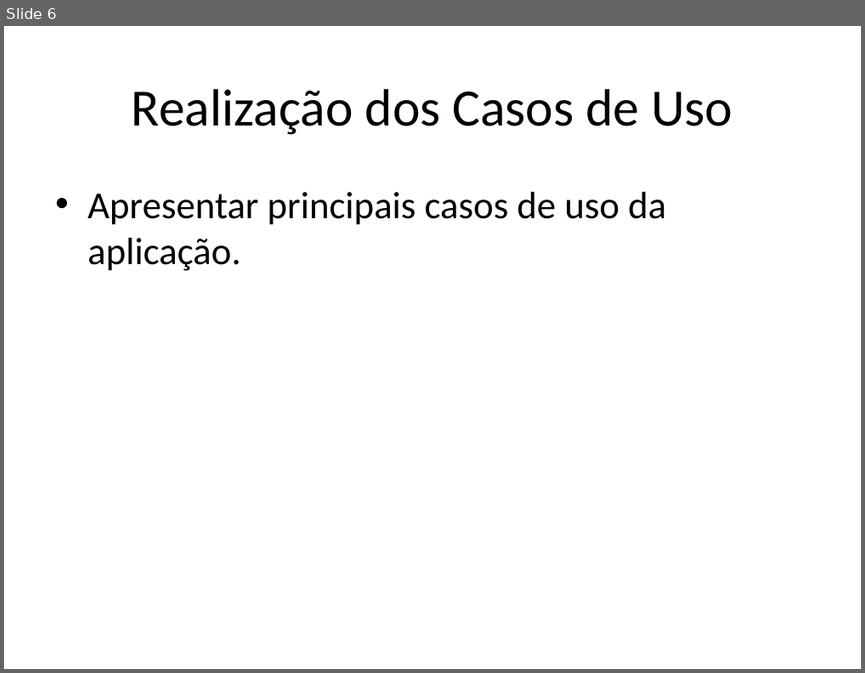
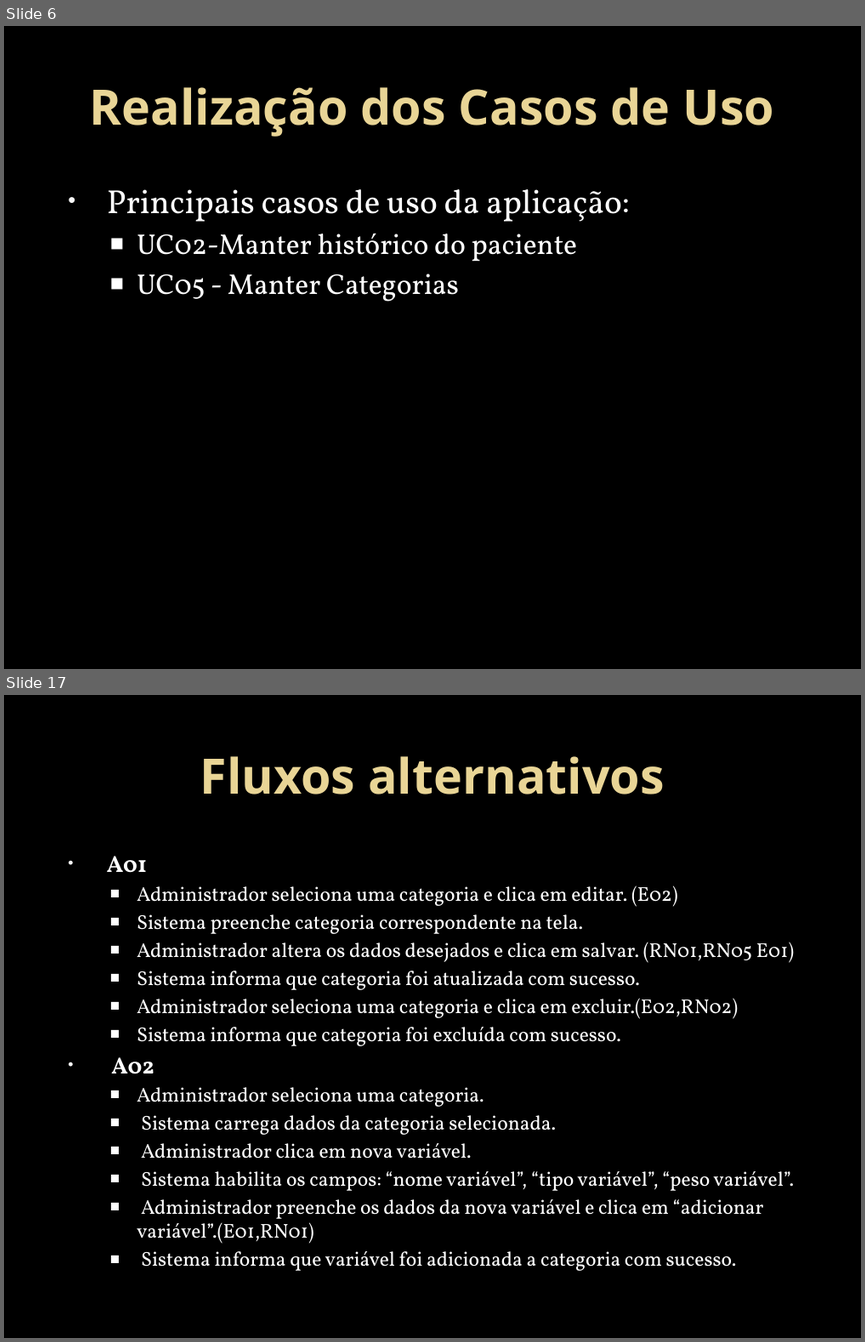
Before and after one commit to HamiltonSantos/FisioDiag, a slide deck: Análise/ApresentacaoAnalise.pptx. Shown one above the other, each under a label of ours: slide 6 before the commit, slides 6 and 17 after it; the slides between them are not shown. The pictures are 865x673 and 865x1342 pixels, drawn with LibreOffice and Linux fonts; fonts in the diff are those of the drawing; background and template pictures are left out. Boxes give left, top, right and bottom in pixels: in the first picture for what was removed or moved away, otherwise in the second. Text is boxed around its words. In the diff, an @@ line names an element or a change of style, - is before the commit and + after.

Commit message:
alteraçao da apresentaçao
alteraçao da apresentaçao!

```diff
--- a/Análise/ApresentacaoAnalise.pptx
+++ b/Análise/ApresentacaoAnalise.pptx
@@ slide 17 added at (x1=4, y1=695, x2=861, y2=1338), background picture (left out) @@
@@ title added at (x1=200, y1=756, x2=664, y2=794), 41 pt, text gradient #EAD696 to #E7D081, bold @@
+Fluxos alternativos
@@ text added at (x1=107, y1=856, x2=794, y2=1270), 16.8 pt, text #FFFFFF @@
+• A01
+  ■ Administrador seleciona uma categoria e clica em editar. (E02)
+  ■ Sistema preenche categoria correspondente na tela.
+  ■ Administrador altera os dados desejados e clica em salvar. (RN01,RN05 E01)
+  ■ Sistema informa que categoria foi atualizada com sucesso.
+  ■ Administrador seleciona uma categoria e clica em excluir.(E02,RN02)
+  ■ Sistema informa que categoria foi excluída com sucesso.
+• A02
+  ■ Administrador seleciona uma categoria.
+  ■ Sistema carrega dados da categoria selecionada.
+  ■ Administrador clica em nova variável.
+  ■ Sistema habilita os campos: “nome variável”, “tipo variável”, “peso variável”.
+  ■ Administrador preenche os dados da nova variável e clica em “adicionar variável”.(E01,RN01)
+  ■ Sistema informa que variável foi adicionada a categoria com sucesso.
@@ slide 6 changed as well @@
@@ background #FFFFFF to picture (left out) @@
@@ title "Realização dos Casos de Uso" at (x1=90, y1=87, x2=774, y2=136): size 44 to 41 pt, font Calibri to Noto Sans, text colour #000000 to gradient #EAD696 to #E7D081, bold on @@
@@ text at (x1=107, y1=189, x2=630, y2=301): text changed; size 32 to 24 pt; font Calibri to Vollkorn; text colour #000000 to #FFFFFF @@
-• Apresentar principais casos de uso da aplicação.
+• Principais casos de uso da aplicação:
+  ■ UC02-Manter histórico do paciente
+  ■ UC05 - Manter Categorias
```
Also in this commit, not shown: 6 other slides changed, 15 other slides added, 1 slide removed, 1 other file.
